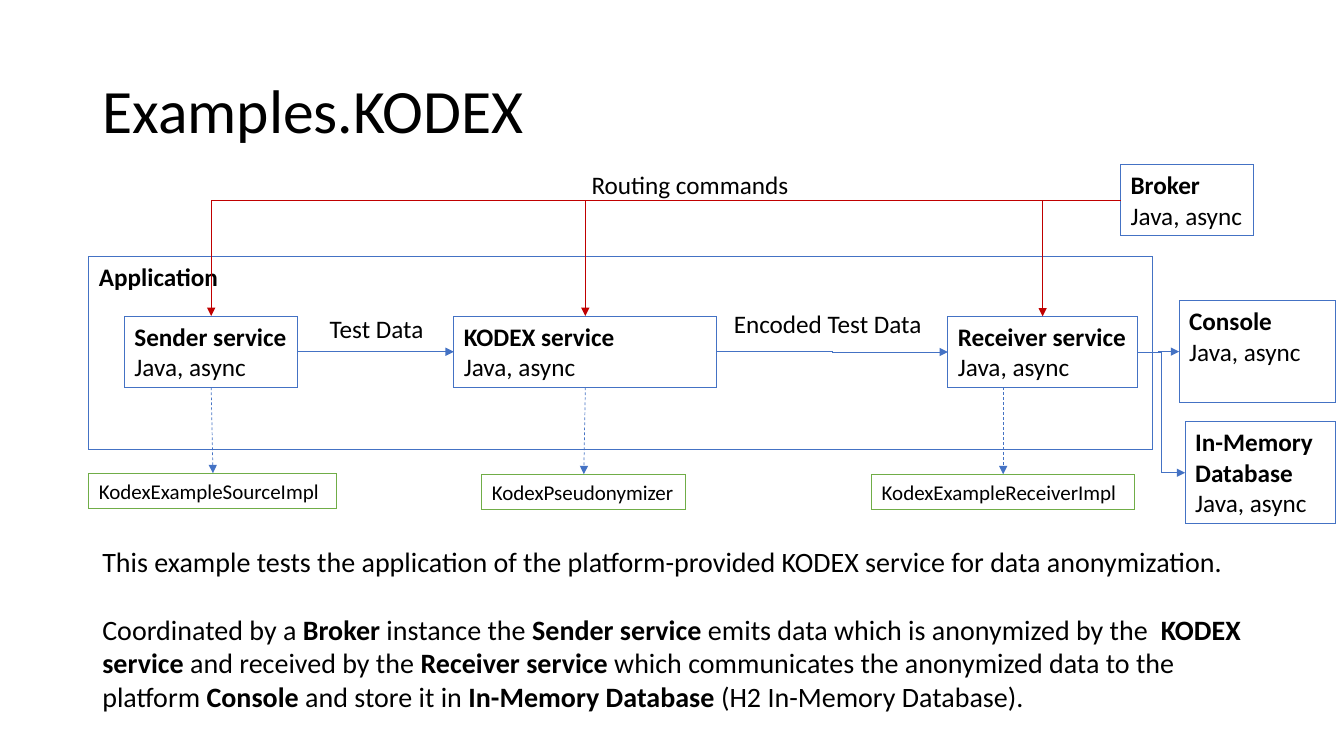
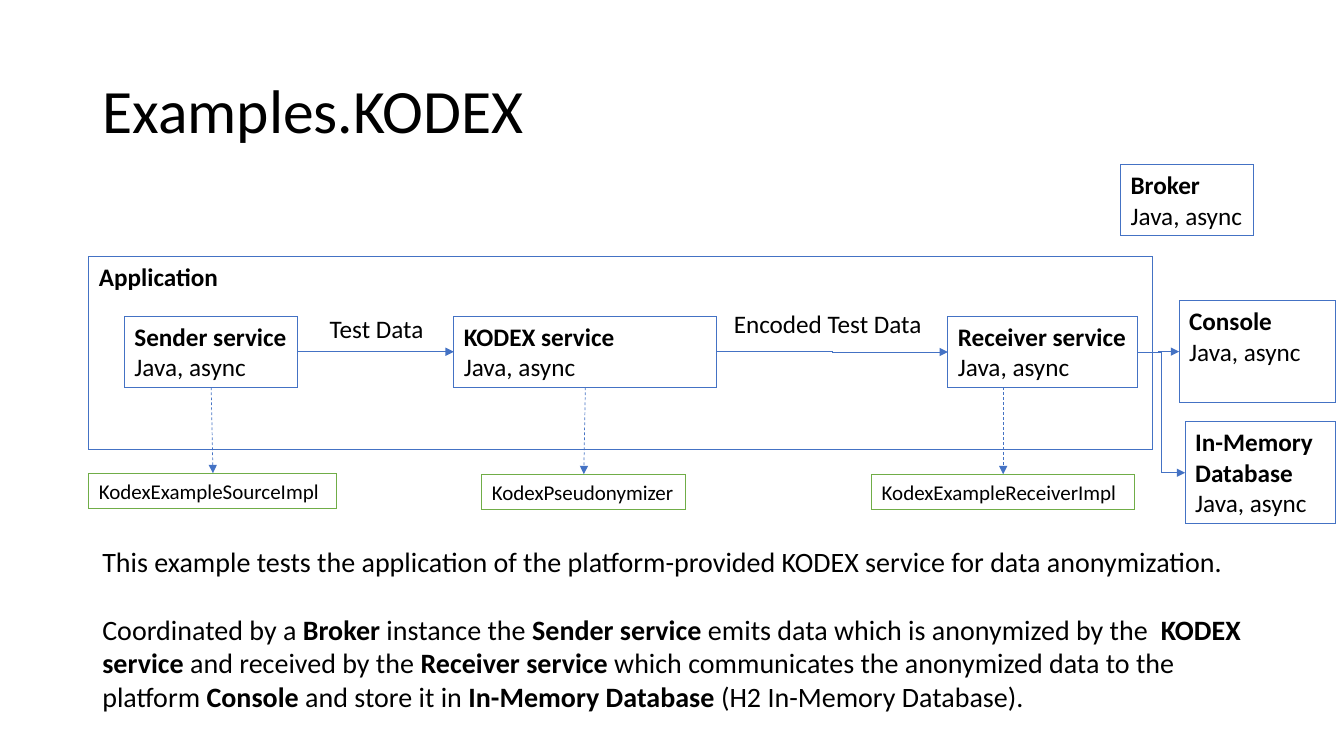
Before and after one commit to iip-ecosphere/platform, a slide deck: slide 1 of platform/examples/examples.KODEX/docs/Examples_KODEX.pptx. Drawn at 1344x756 pixels with LibreOffice and Linux fonts; fonts in the diff are those of the drawing. Boxes give left, top, right and bottom in pixels: in the first picture for what was removed or moved away, otherwise in the second. Text is boxed around its words. In the diff, an @@ line names an element or a change of style, - is before the commit and + after.

Commit message:
changed slides

```diff
--- a/platform/examples/examples.KODEX/docs/Examples_KODEX.pptx
+++ b/platform/examples/examples.KODEX/docs/Examples_KODEX.pptx
@@ text removed at (592,176,788,199) @@
-Routing commands
@@ elbow arrow removed from (1121, 201) to (212, 317) @@
@@ elbow arrow removed from (1121, 201) to (586, 317) @@
@@ elbow arrow removed from (1121, 201) to (1043, 317) @@
```
Also in this commit, not shown: 1 other file.
